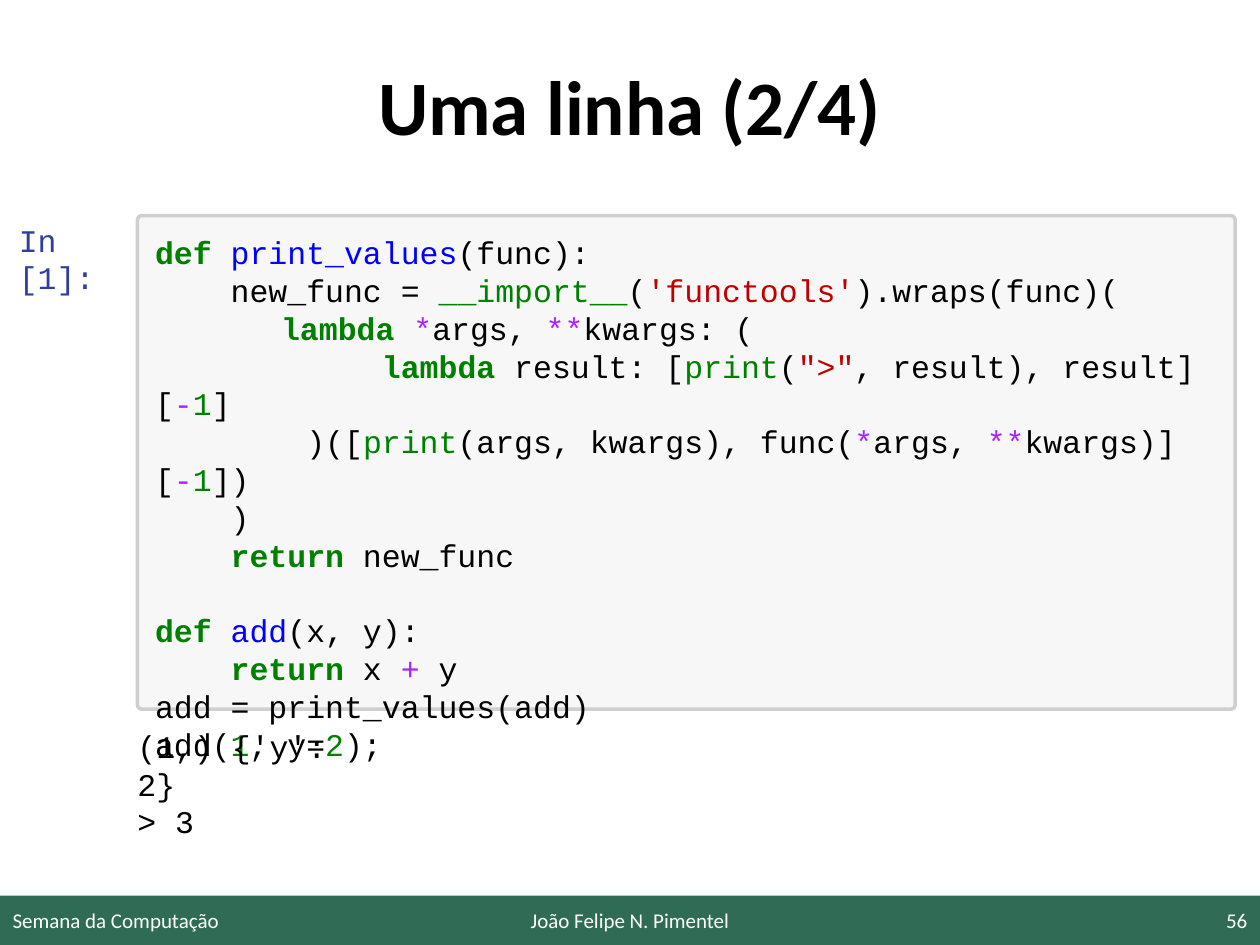
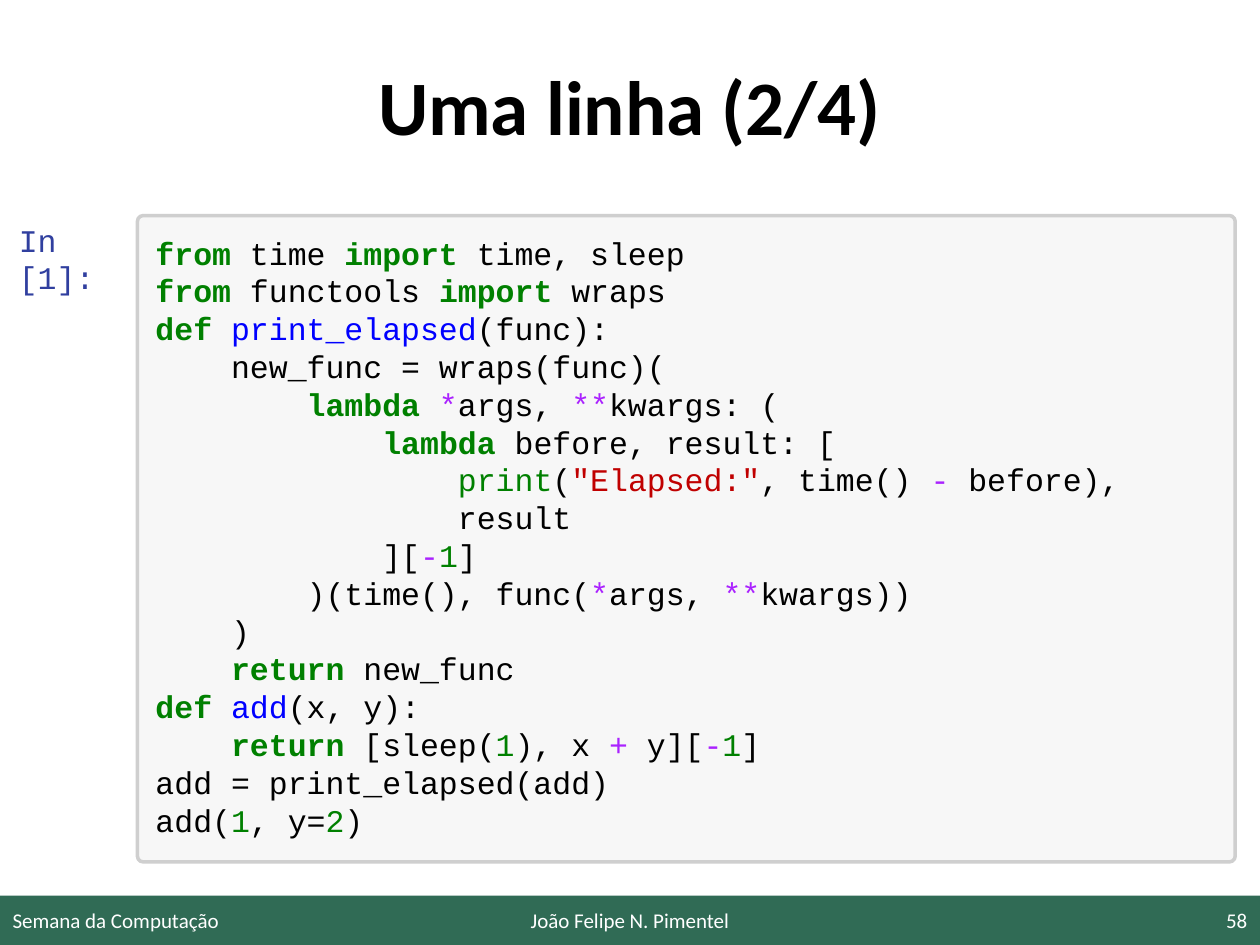
Before and after one commit to JoaoFelipe/presentations, a slide deck: slide 58 of 20191017_SC_UFF/umalinha.pptx (slide 56 before the commit). Drawn at 1260x945 pixels with LibreOffice and Linux fonts; fonts in the diff are those of the drawing; background and template pictures are left out. Boxes give left, top, right and bottom in pixels: in the first picture for what was removed or moved away, otherwise in the second. Text is boxed around its words. In the diff, an @@ line names an element or a change of style, - is before the commit and + after.

```diff
--- a/20191017_SC_UFF/umalinha.pptx
+++ b/20191017_SC_UFF/umalinha.pptx
@@ rounded rectangle "from time import time, sleep": place and size @@
-rounded rectangle "from time import time, sleep" at <box>137,215,1235,709</box>
+rounded rectangle "from time import time, sleep" at <box>137,215,1235,862</box>
@@ text in rounded rectangle at <box>155,242,684,385</box>: text changed @@
-def print_values(func):
-new_func = __import__('functools').wraps(func)(
+from time import time, sleep
+from functools import wraps
+def print_elapsed(func):
+new_func = wraps(func)(
@@ text in rounded rectangle at <box>307,431,1119,612</box>: text changed @@
-lambda result: [print(">", result), result][-1]
-)([print(args, kwargs), func(*args, **kwargs)][-1])
+lambda before, result: [
+print("Elapsed:", time() - before),
+result
+][-1]
+)(time(), func(*args, **kwargs))
@@ text removed at <box>137,735,326,834</box> @@
-(1,) {'y': 2}
-> 3
@@ text in rounded rectangle at <box>155,733,760,839</box>: text changed @@
-return x + y
-add = print_values(add)
-add(1, y=2);
+return [sleep(1), x + y][-1]
+add = print_elapsed(add)
+add(1, y=2)
@@ page number at <box>1226,913,1247,928</box>: text changed @@
-56
+58
```
Also in this commit, not shown: 45 other slides changed, 16 slides added, 2 slides removed, 2 other files.
